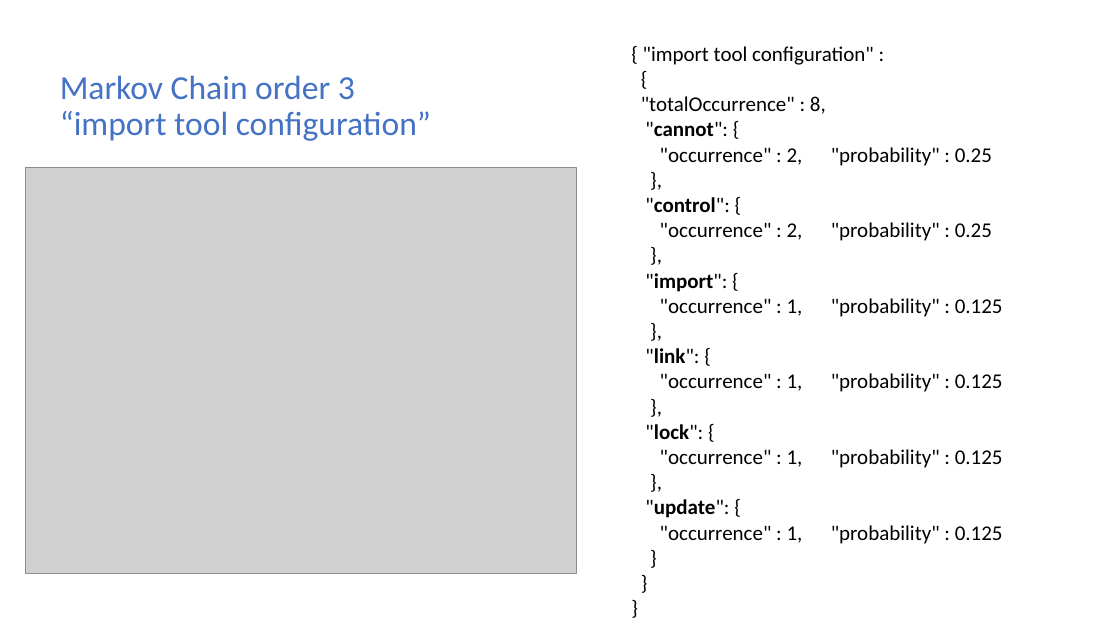
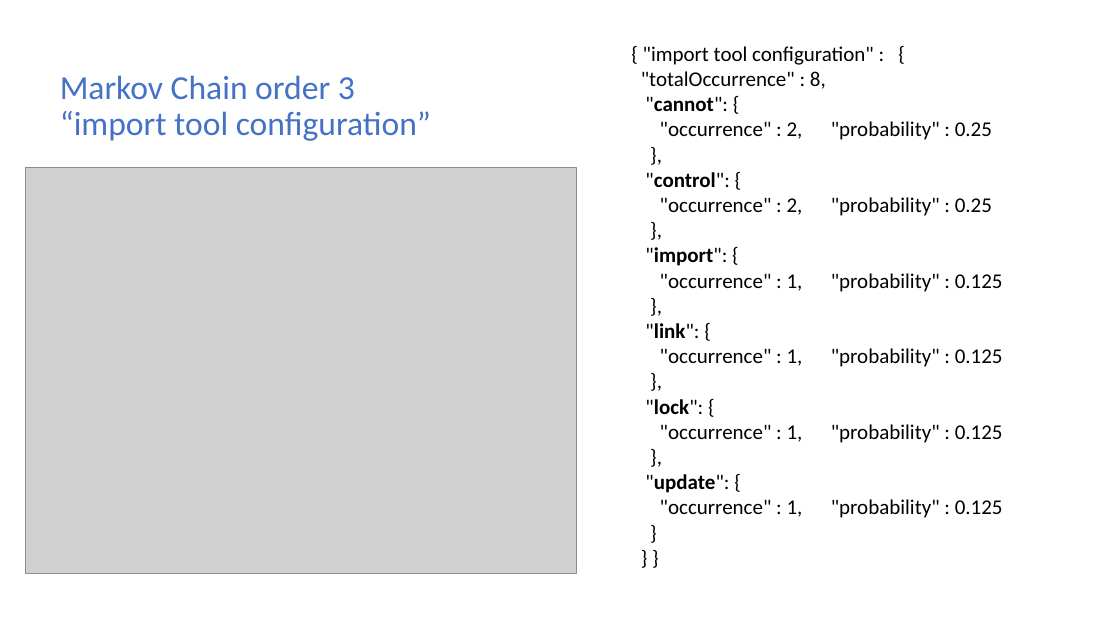
Before and after one commit to dwbzen/commonlib, a slide deck: slide 14 of doc/Markov Chain Lunch and Learn.pptx. Drawn at 1120x630 pixels with LibreOffice and Linux fonts; fonts in the diff are those of the drawing; grey boxes stand for pictures; background and template pictures are left out. Boxes give left, top, right and bottom in pixels: in the first picture for what was removed or moved away, otherwise in the second. Text is boxed around its words. In the diff, an @@ line names an element or a change of style, - is before the commit and + after.

```diff
--- a/doc/Markov Chain Lunch and Learn.pptx
+++ b/doc/Markov Chain Lunch and Learn.pptx
@@ text at box(641, 46, 1003, 518): text changed @@
-}
-}
+} }
```
Also in this commit, not shown: 7 other slides changed, 4 slides added, 1 slide removed, 3 other files.
